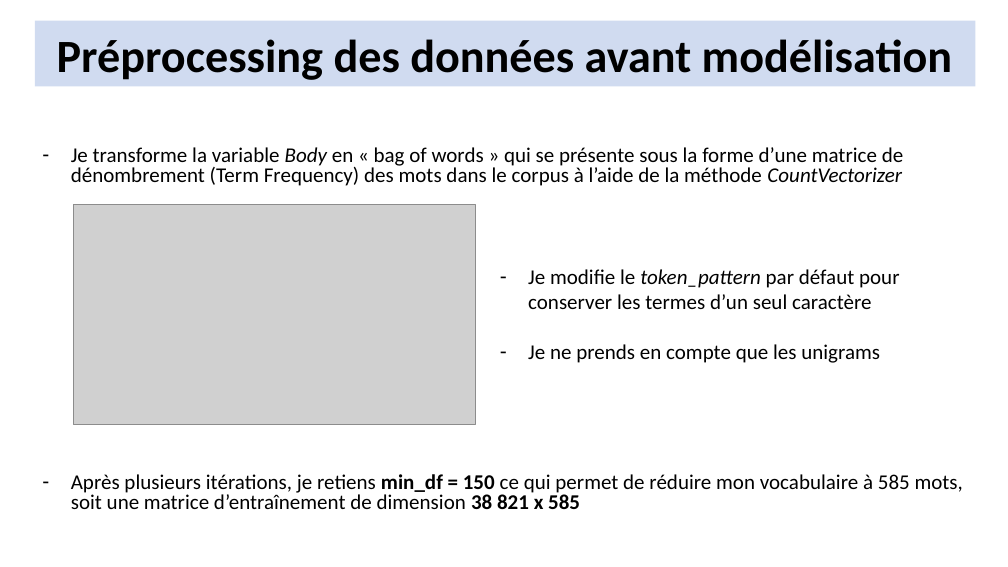
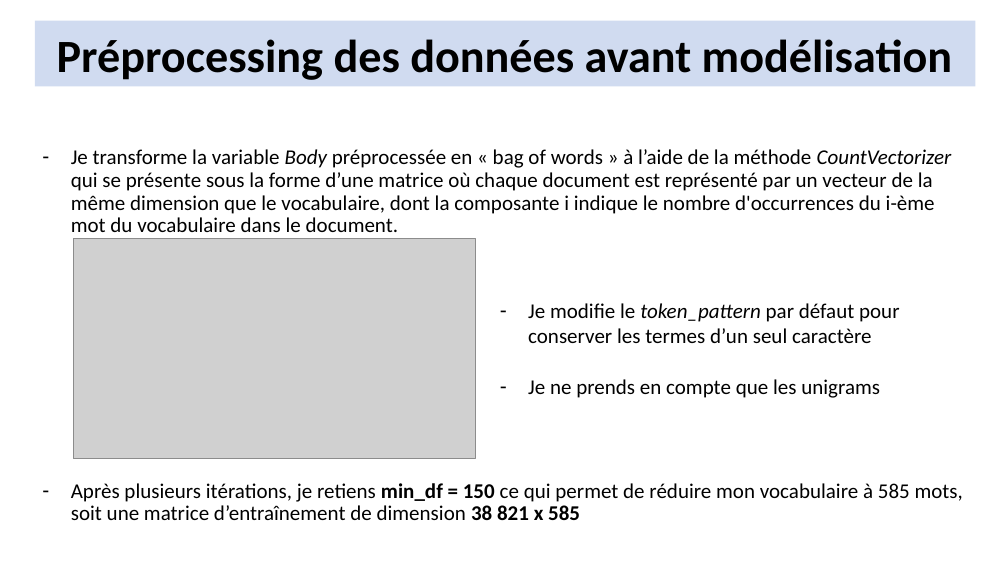
Before and after one commit to ridurand/OCR06, a slide deck: slide 10 of Catégorisez automatiquement des questions (soutenance).pptx. Drawn at 1008x567 pixels with LibreOffice and Linux fonts; fonts in the diff are those of the drawing; grey boxes stand for pictures. Boxes give left, top, right and bottom in pixels: in the first picture for what was removed or moved away, otherwise in the second. Text is boxed around its words. In the diff, an @@ line names an element or a change of style, - is before the commit and + after.

```diff
--- a/Catégorisez automatiquement des questions (soutenance).pptx
+++ b/Catégorisez automatiquement des questions (soutenance).pptx
@@ subtitle at box(71, 149, 952, 239): text changed @@
-– Je transforme la variable Body en « bag of words » qui se présente sous la forme d’une matrice de dénombrement (Term Frequency) des mots dans le corpus à l’aide de la méthode CountVectorizer
+– Je transforme la variable Body préprocessée en « bag of words » à l’aide de la méthode CountVectorizer qui se présente sous la forme d’une matrice où chaque document est représenté par un vecteur de la même dimension que le vocabulaire, dont la composante i indique le nombre d'occurrences du i-ème mot du vocabulaire dans le document.
@@ picture: place and size @@
-picture at box(73, 204, 476, 425)
+picture at box(73, 238, 476, 459)
@@ text "Je modifie le token_pattern par ...": place and size @@
-text "Je modifie le token_pattern par ..." at box(528, 269, 899, 363)
+text "Je modifie le token_pattern par ..." at box(528, 303, 899, 398)
@@ subtitle at box(71, 483, 963, 520): line spacing 0.8 to 0.9 @@
```
Also in this commit, not shown: 2 other slides changed, 3 other files.
